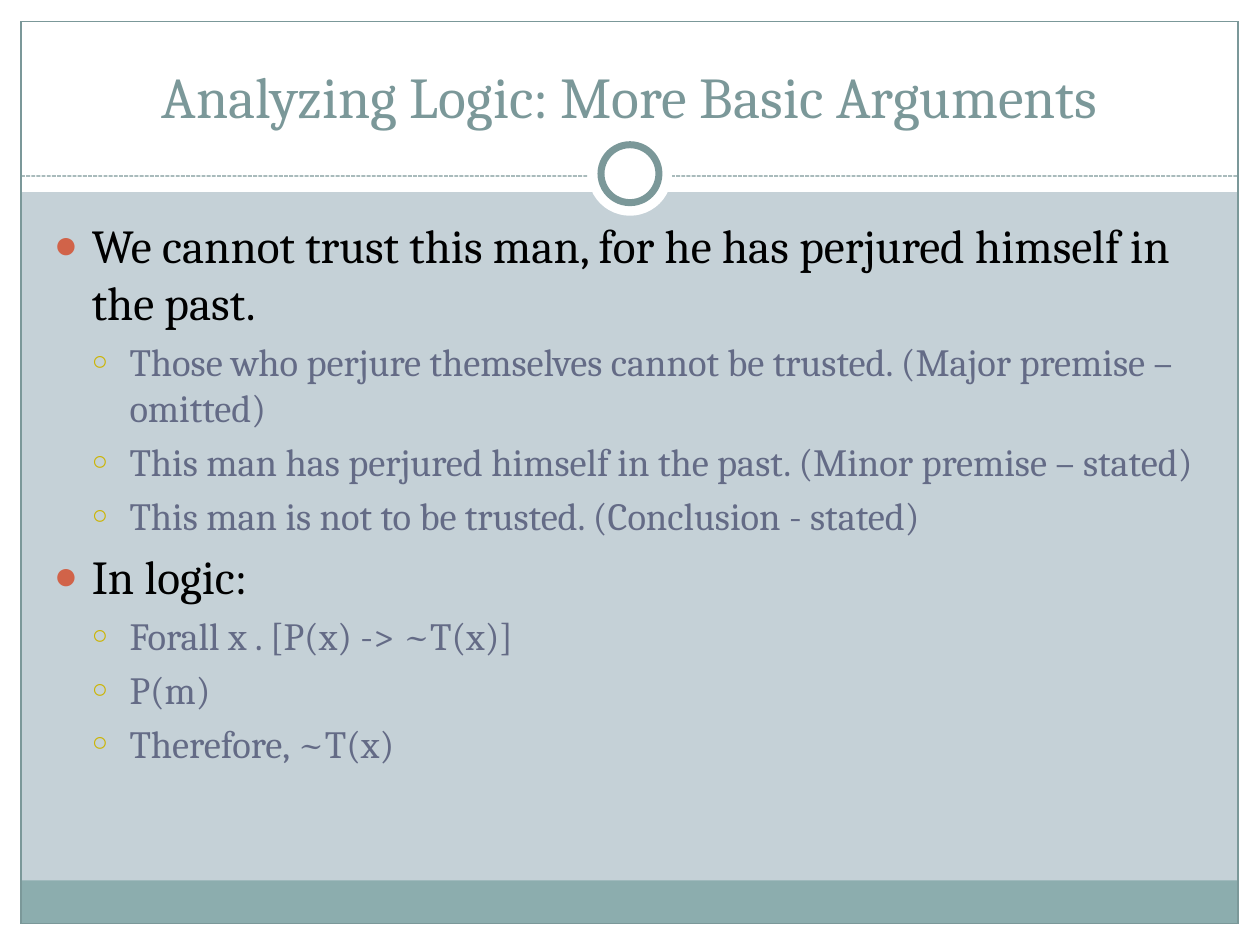
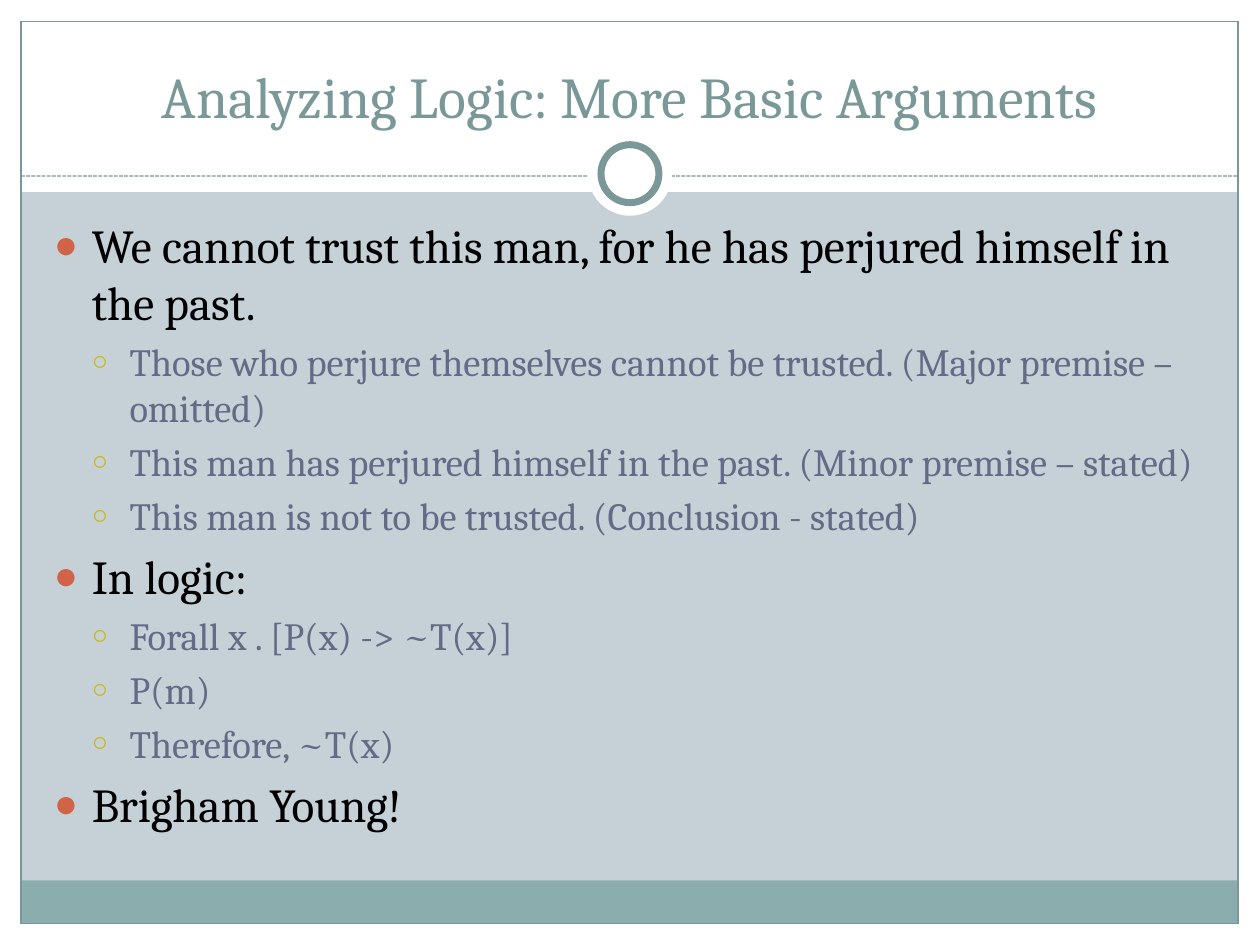
Before and after one commit to halperta/halperta.github.io, a slide deck: slide 11 of rhe306-spring2014/documents/logosLecture.pptx. Drawn at 1260x945 pixels with LibreOffice and Linux fonts; fonts in the diff are those of the drawing. Boxes give left, top, right and bottom in pixels: in the first picture for what was removed or moved away, otherwise in the second. Text is boxed around its words. In the diff, an @@ line names an element or a change of style, - is before the commit and + after.

```diff
--- a/rhe306-spring2014/documents/logosLecture.pptx
+++ b/rhe306-spring2014/documents/logosLecture.pptx
@@ text at [92, 789, 401, 832]: paragraph added @@
+● Brigham Young!
```
Also in this commit, not shown: 2 other slides changed, 2 other files.
